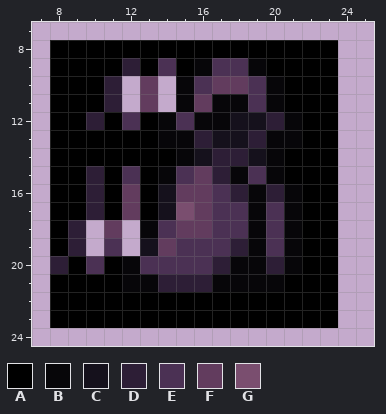
Two versions of one pixel-art sprite, src/main/resources/assets/unofficial-monumenta-mod/textures/abilities/shadowdancer/escape_artist.png. Above, as it was before the edit.
The file is 32x32 pixels. Shown: x 7..25, y 7..24.
Palette (. is transparent): A #000000  B #070609  C #15111c  D #2d1e36  E #4b3154  F #623c5e  G #7a4e6f
Pixels before, first column x 8:
 8 AAAAAAAAAAAAAAAA
 9 AAAADAEABEEBAAAA
10 AAAD.F.BEFFEBAAA
11 AAAD.F.BFBBEBAAA
12 AADAEABEBBCCDBAA
13 AAAAAABBDCCDBBAA
14 AAAAAAABCDDCBAAA
15 AADAEABEFDBEBAAA
16 AADAFACFFEDBDBAA
17 AADAFACGFEEBEBAA
18 AD.F.BEFFEEBEBAA
19 AD.E.CFEEEDBEBAA
20 DAEABEEEEDBBDBAA
21 AAAABBDDDBBBBAAA
22 AAAAAAAAAAAAAAAA
23 AAAAAAAAAAAAAAAA
Once edited:
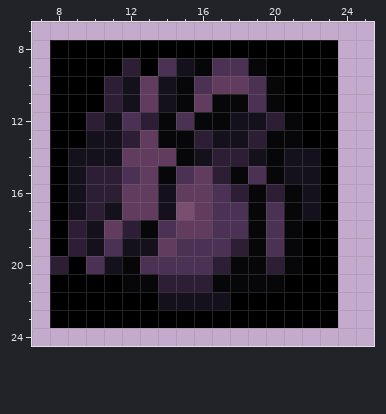
Diff:
The edit adds colour C in rows 10 to 11 at x 12 and 14; in row 18 at x 10; in row 19 at x 10 and 12.
Colour A gives way to colour C in row 9 at x 15; in row 12 at x 11; in row 13 at x 10 to 11; in row 14 at x 9 to 11 and 21 to 22; in row 15 at x 9 and 21 to 22; in row 16 at x 9 and 22.
Colour A gives way to colour C in row 17 at x 9, 11 and 22; in row 20 at x 11; in row 22 at x 14 to 17.
The edit adds colour D in row 18 at x 12.
Colour A gives way to colour D in row 12 at x 13; in row 13 at x 12; in rows 15 to 16 at x 11.
Colour A gives way to colour F in row 13 at x 13; in row 14 at x 12 to 14; in rows 15 to 17 at x 13.
